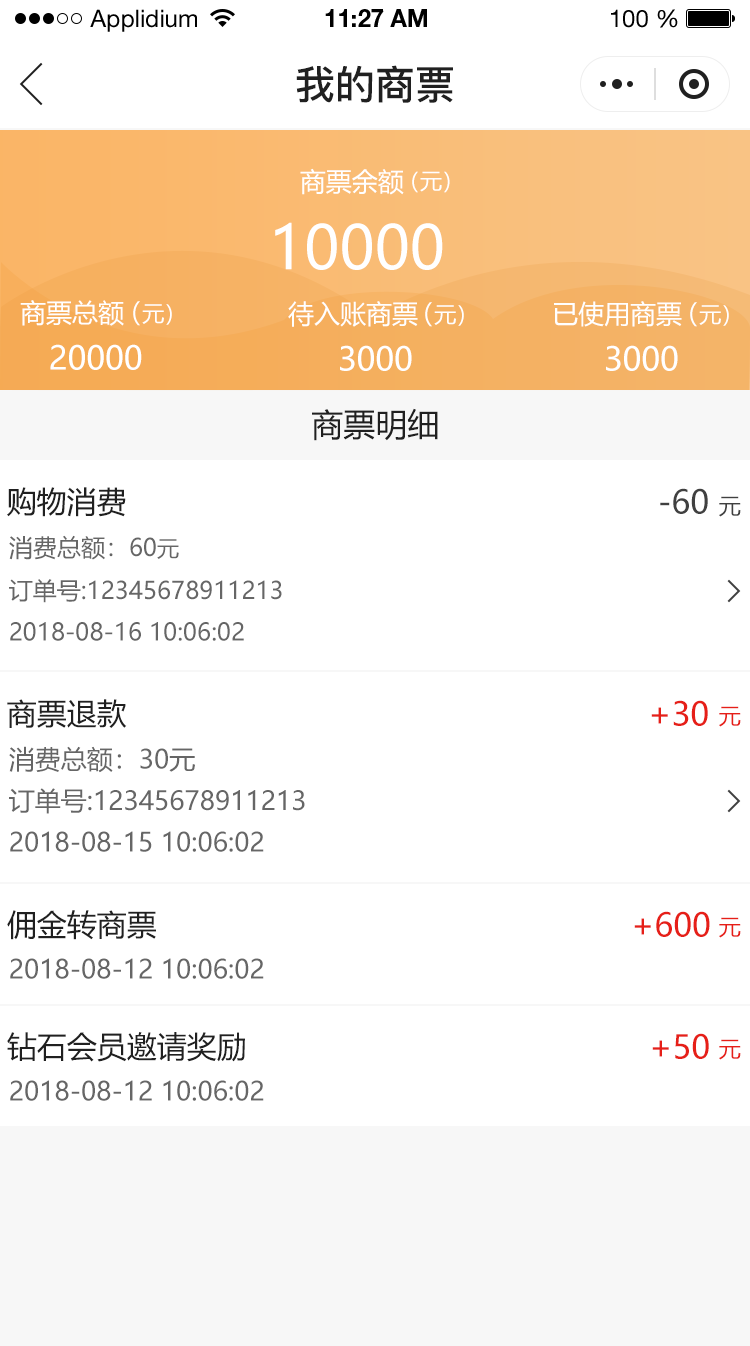
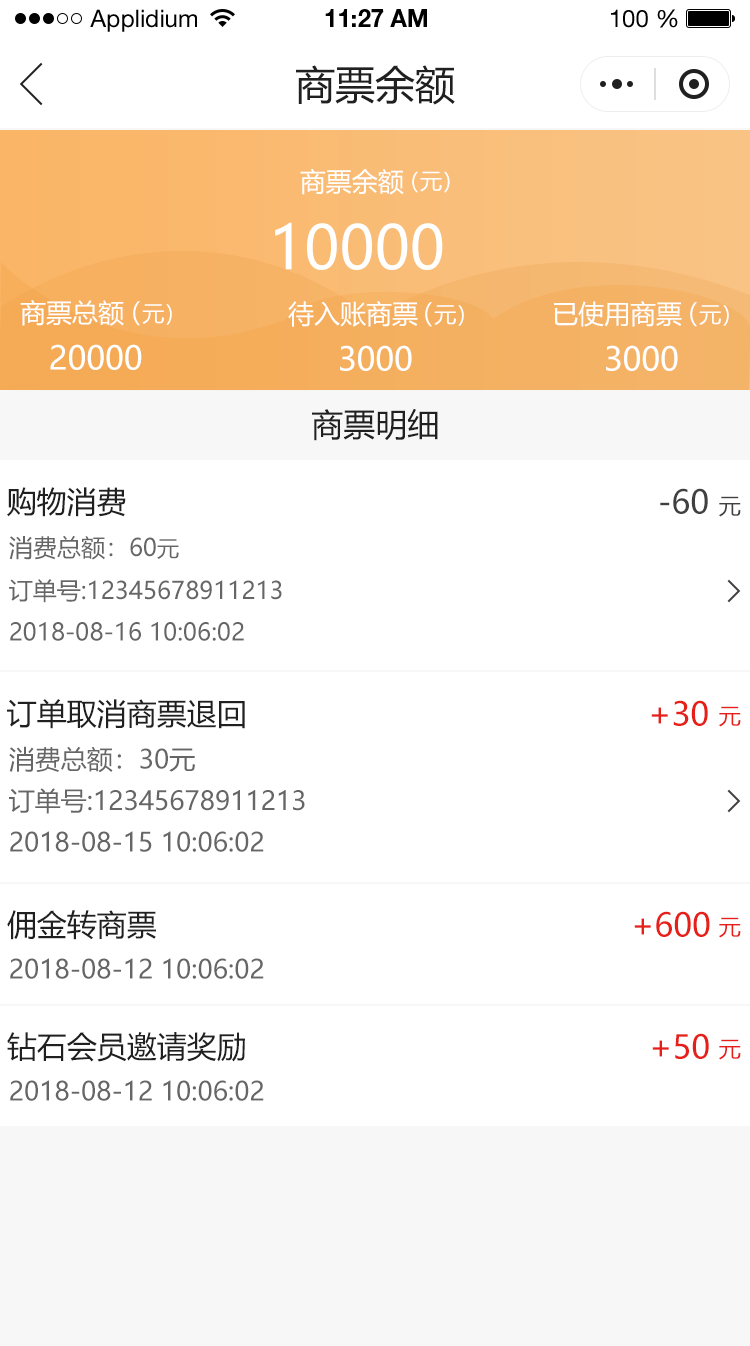
Layer changes from the first 750px x 1346px image to the second:
renamed "商票退款" to "订单取消商票退回", painted on it over [7, 699, 245, 729]
renamed "我的商票" to "商票余额", painted on it over [296, 65, 455, 105]
